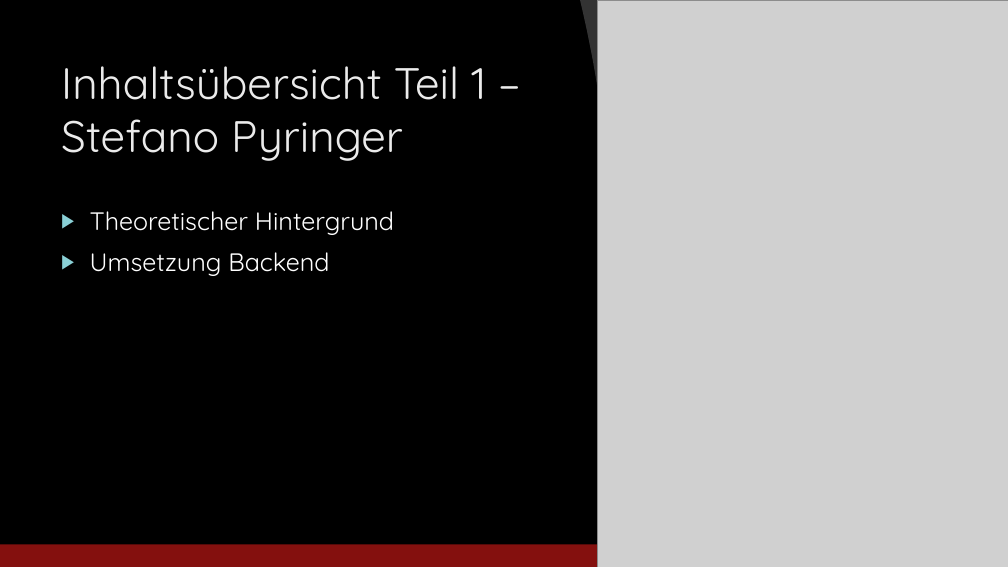
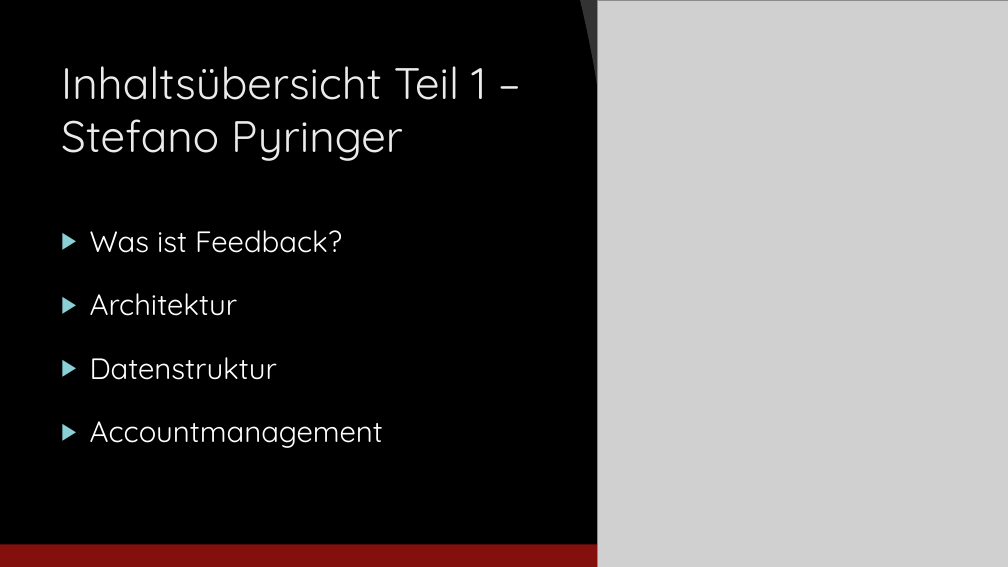
Before and after one commit to jfuerlinger/htl-da-2021_22-feedback-app, a slide deck: slide 4 of Praesentation/Praesentation_Diplomarbeit_FeedbackApp.pptx. Drawn at 1008x567 pixels with LibreOffice and Linux fonts; fonts in the diff are those of the drawing; grey boxes stand for pictures; background and template pictures are left out. Boxes give left, top, right and bottom in pixels: in the first picture for what was removed or moved away, otherwise in the second. Text is boxed around its words. In the diff, an @@ line names an element or a change of style, - is before the commit and + after.

```diff
--- a/Praesentation/Praesentation_Diplomarbeit_FeedbackApp.pptx
+++ b/Praesentation/Praesentation_Diplomarbeit_FeedbackApp.pptx
@@ text at (90,230,383,448): text changed; size 24 to 28 pt @@
-▶ Theoretischer Hintergrund
-▶ Umsetzung Backend
+▶ Was ist Feedback?
+▶ Architektur
+▶ Datenstruktur
+▶ Accountmanagement
```
Also in this commit, not shown: 4 other slides changed, 2 slides added.
